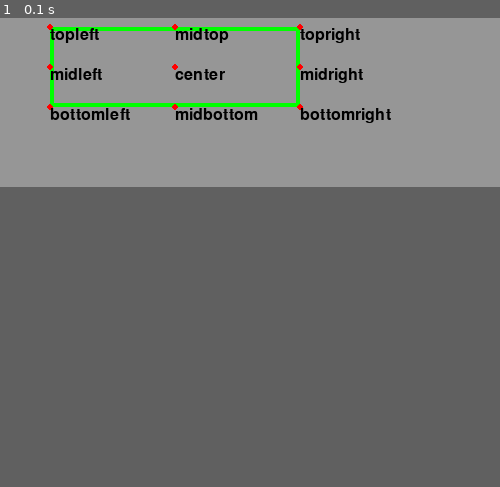
Above: before the commit, frame 1.
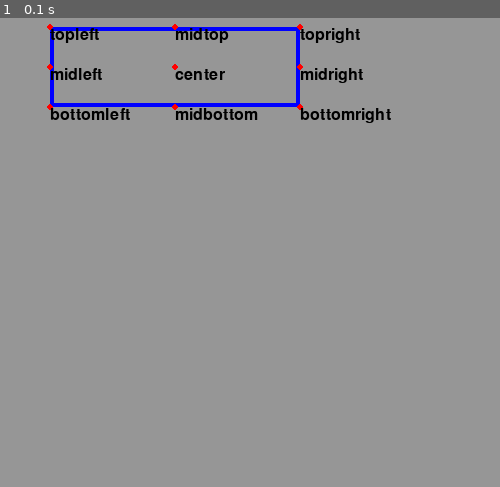
Above: after the commit, the same moment.

Repository: Amelie02/oc20
Game: pygame game, started from tutorial/lesson 3/rect2.py
Two runs of this game, one before a commit and one after it. Both use one fixed random seed, a clock stepped at 60 frames per second and the inputs below.
Inputs:
- Up to frame 1 (0.1 s): no input
The window is 500x200 before the commit and 500x500 after it. Grey fills any space a smaller window leaves; there, only what the larger window draws over its background counts as a difference.

The runs differ from the first frame. In frame 1, 1.0% of the frame differs, in the area x 10-60%, y 1-19%.

Commit message:
add rects

Diff:
--- a/tutorial/lesson 3/rect.py
+++ b/tutorial/lesson 3/rect.py
@@ -3,7 +3,7 @@
 from random import randint
 
 width = 500
-height = 200
+height = 500
 
 RED = (255, 0, 0)
 GREEN = (0, 255, 0)
--- a/tutorial/lesson 3/rect2.py
+++ b/tutorial/lesson 3/rect2.py
@@ -16,7 +16,7 @@
             running = False
 
     screen.fill(GRAY)
-    pygame.draw.rect(screen, GREEN, rect, 4)
+    pygame.draw.rect(screen, BLUE, rect, 4)
 
     for pt in pts:
         draw_point(pt, eval('rect.'+pt))
--- /dev/null
+++ b/tutorial/lesson 3/rect3.py
@@ -0,0 +1,29 @@
+from rect import *
+
+rect = Rect(50, 60, 250, 100)
+
+while running:
+    for event in pygame.event.get():
+        if event.type == QUIT:
+            running = False
+
+        if event.type == KEYDOWN:
+            if event.key == K_l:
+                rect.left = 1
+            if event.key == K_c:
+                rect.centerx = width//2
+            if event.key == K_r:
+                rect.right = width
+
+            if event.key == K_t:
+                rect.top = 1
+            if event.key == K_m:
+                rect.centery = height//2
+            if event.key == K_b:
+                rect.bottom = height
+
+    screen.fill(GRAY)
+    pygame.draw.rect(screen, MAGENTA, rect)
+    pygame.display.flip()
+
+pygame.quit()
--- /dev/null
+++ b/tutorial/lesson 3/rect4.py
@@ -0,0 +1,22 @@
+from rect import *
+
+rect0 = Rect(50, 60, 100, 80)
+rect = rect0.copy()
+dir = {K_LEFT: (-5, 0), K_RIGHT: (5, 0), K_UP: (0, -5), K_DOWN: (0, 5)}
+
+while running:
+    for event in pygame.event.get():
+        if event.type == QUIT:
+            running = False
+
+        if event.type == KEYDOWN:
+            if event.key in dir:
+                v = dir[event.key]
+                rect.move_ip(v)
+
+    screen.fill(BLACK)
+    pygame.draw.rect(screen, BLUE, rect0, 4)
+    pygame.draw.rect(screen, RED, rect, 8)
+    pygame.display.flip()
+
+pygame.quit()
--- /dev/null
+++ b/tutorial/lesson 3/rect5.py
@@ -0,0 +1,21 @@
+from rect import *
+
+rect0 = Rect(150, 160, 200, 180)
+rect = rect0.copy()
+
+while running:
+    for event in pygame.event.get():
+        if event.type == QUIT:
+            running = False
+
+        if event.type == KEYDOWN:
+            if event.key in dir:
+                v = dir[event.key]
+                rect.inflate_ip(v)
+
+    screen.fill(GRAY)
+    pygame.draw.rect(screen, BLUE, rect0, 1)
+    pygame.draw.rect(screen, RED, rect, 4)
+    pygame.display.flip()
+
+pygame.quit()
--- /dev/null
+++ b/tutorial/lesson 3/rect6.py
@@ -0,0 +1,25 @@
+from rect import *
+
+r0 = Rect(50, 60, 250, 180)
+r1 = Rect(100, 20, 80, 170)
+
+while running:
+    for event in pygame.event.get():
+        if event.type == QUIT:
+            running = False
+
+        if event.type == KEYDOWN:
+            if event.key in dir:
+                r1.move_ip(dir[event.key])
+
+    clip = r0.clip(r1)
+    union = r0.union(r1)
+
+    screen.fill(GRAY)
+    pygame.draw.rect(screen, YELLOW, union, 0)
+    pygame.draw.rect(screen, GREEN, clip, 0)
+    pygame.draw.rect(screen, BLUE, r0, 4)
+    pygame.draw.rect(screen, RED, r1, 4)
+    pygame.display.flip()
+
+pygame.quit()
--- /dev/null
+++ b/tutorial/lesson 3/rect7.py
@@ -0,0 +1,27 @@
+from rect import *
+
+rect = Rect(50, 60, 250, 250)
+moving = False
+
+while running:
+    for event in pygame.event.get():
+        if event.type == QUIT:
+            running = False
+
+        elif event.type == MOUSEBUTTONDOWN:
+            if rect.collidepoint(event.pos):
+                moving = True
+
+        elif event.type == MOUSEBUTTONUP:
+            moving = False
+
+        elif event.type == MOUSEMOTION and moving:
+            rect.move_ip(event.rel)
+
+    screen.fill(BLACK)
+    pygame.draw.rect(screen, RED, rect)
+    if moving:
+        pygame.draw.rect(screen, BLUE, rect, 4)
+    pygame.display.flip()
+
+pygame.quit()
--- /dev/null
+++ b/tutorial/lesson 3/rect8.py
@@ -0,0 +1,26 @@
+from rect import *
+
+rect = Rect(100, 50, 50, 50)
+v = [2, 2]
+
+while running:
+    for event in pygame.event.get():
+        if event.type == QUIT:
+            running = False
+
+    rect.move_ip(v)
+
+    if rect.left < 0:
+        v[0] *= -1
+    if rect.right > width:
+        v[0] *= -1
+    if rect.top < 0:
+        v[1] *= -1
+    if rect.bottom > height:
+        v[1] *= -1
+
+    screen.fill(GRAY)
+    pygame.draw.rect(screen, BLUE, rect)
+    pygame.display.flip()
+
+pygame.quit()
